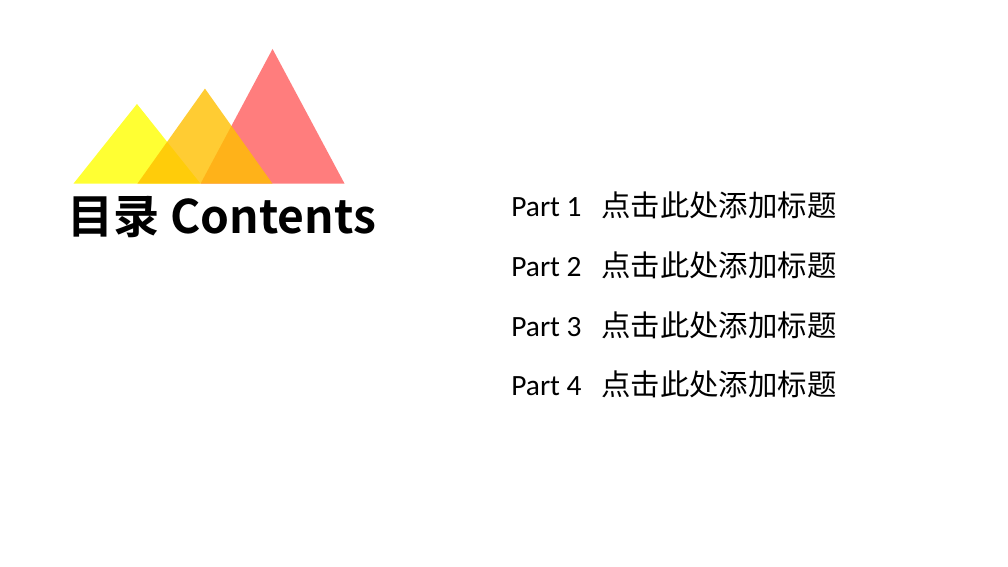
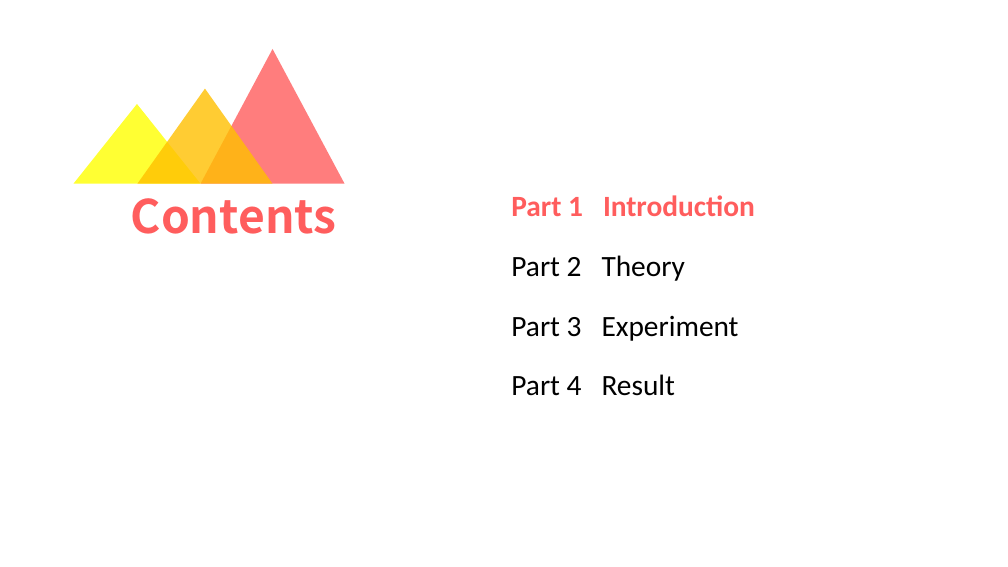
Before and after one commit to lucasxlu/CVLH, a slide deck: slide 2 of src/main/python/report_result/GovReport.pptx. Drawn at 1008x567 pixels with LibreOffice and Linux fonts; fonts in the diff are those of the drawing. Boxes give left, top, right and bottom in pixels: in the first picture for what was removed or moved away, otherwise in the second. Text is boxed around its words. In the diff, an @@ line names an element or a change of style, - is before the commit and + after.

```diff
--- a/src/main/python/report_result/GovReport.pptx
+++ b/src/main/python/report_result/GovReport.pptx
@@ text at [131, 198, 337, 234]: text changed; text colour #000000 to #FF5D5D @@
-目录 Contents
+Contents
@@ text at [511, 195, 755, 216]: text changed; text colour #000000 to #FF5D5D; bold on @@
-Part 1 点击此处添加标题
+Part 1 Introduction
@@ text at [511, 255, 685, 281]: text changed @@
-Part 2 点击此处添加标题
+Part 2 Theory
@@ text at [511, 316, 739, 341]: text changed @@
-Part 3 点击此处添加标题
+Part 3 Experiment
@@ text at [511, 374, 675, 396]: text changed @@
-Part 4 点击此处添加标题
+Part 4 Result
```
Also in this commit, not shown: 4 other slides changed, 13 slides added, 9 slides removed, 24 other files.
